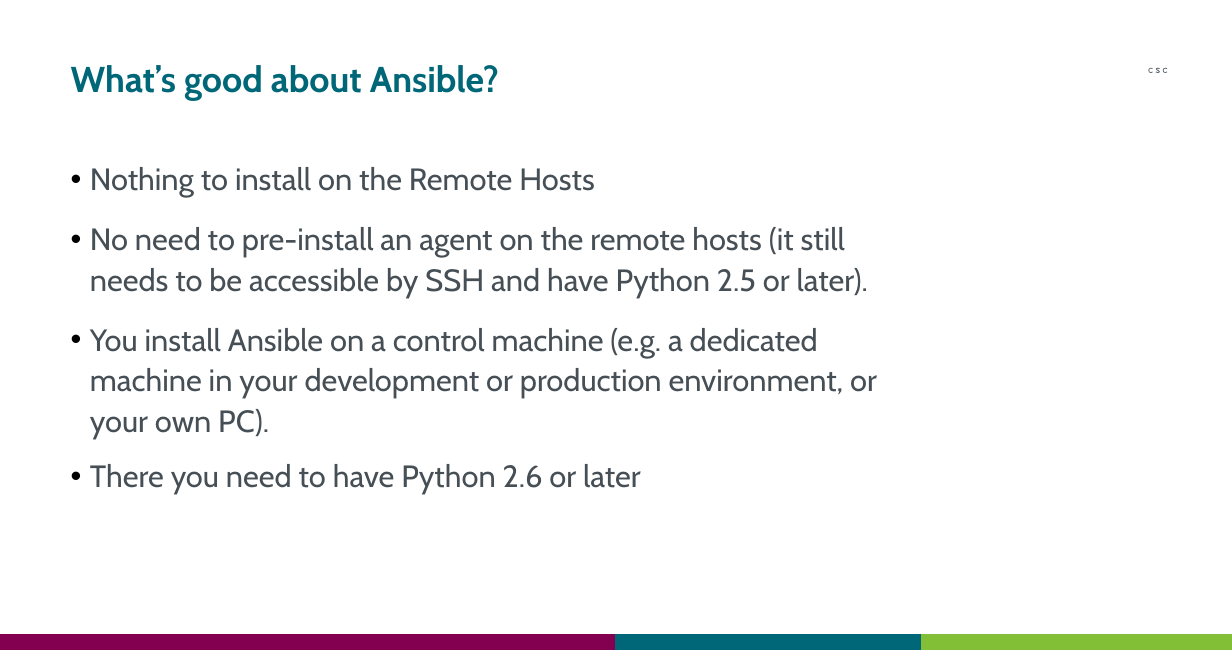
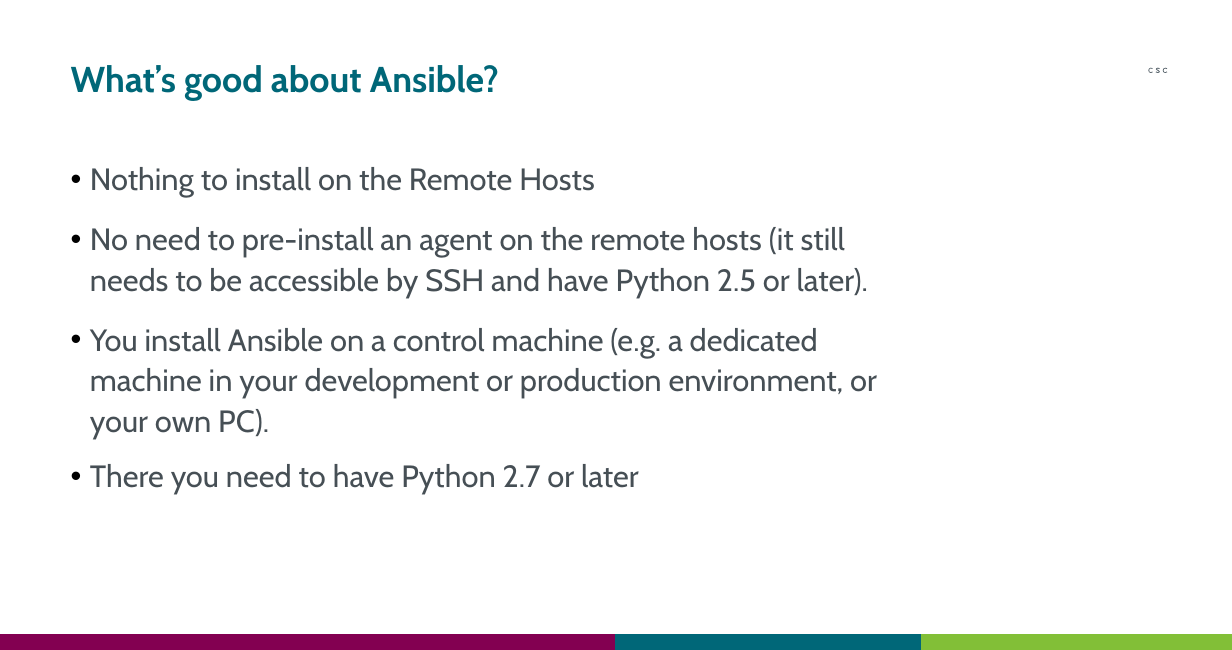
Before and after one commit to CSCfi/ansible-workshops, a slide deck: slide 6 of intro-workshop/Ansible_Intro_Workshop.odp. Drawn at 1232x650 pixels with LibreOffice and Linux fonts; fonts in the diff are those of the drawing. Boxes give left, top, right and bottom in pixels: in the first picture for what was removed or moved away, otherwise in the second. Text is boxed around its words. In the diff, an @@ line names an element or a change of style, - is before the commit and + after.

```diff
--- a/intro-workshop/Ansible_Intro_Workshop.odp
+++ b/intro-workshop/Ansible_Intro_Workshop.odp
@@ text at (90, 464, 639, 494): text changed @@
-    • There you need to have Python 2.6 or later
+    • There you need to have Python 2.7 or later
```
Also in this commit, not shown: 10 slides added.
